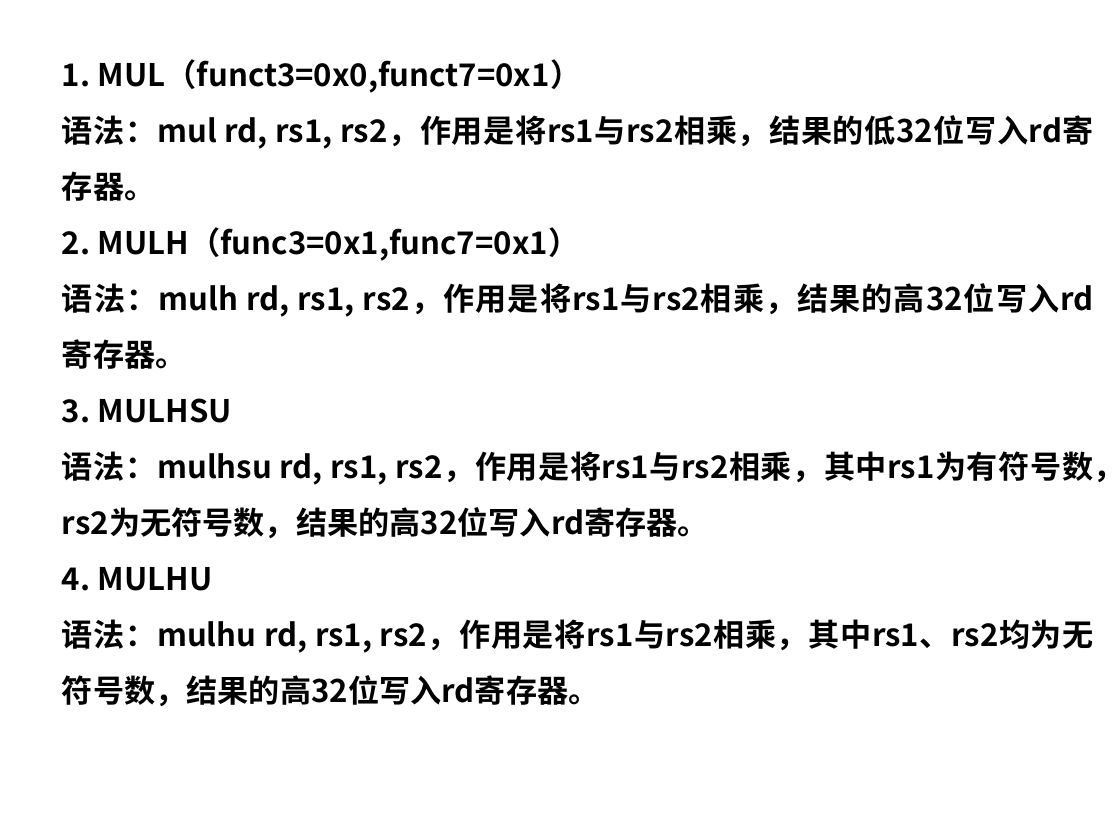
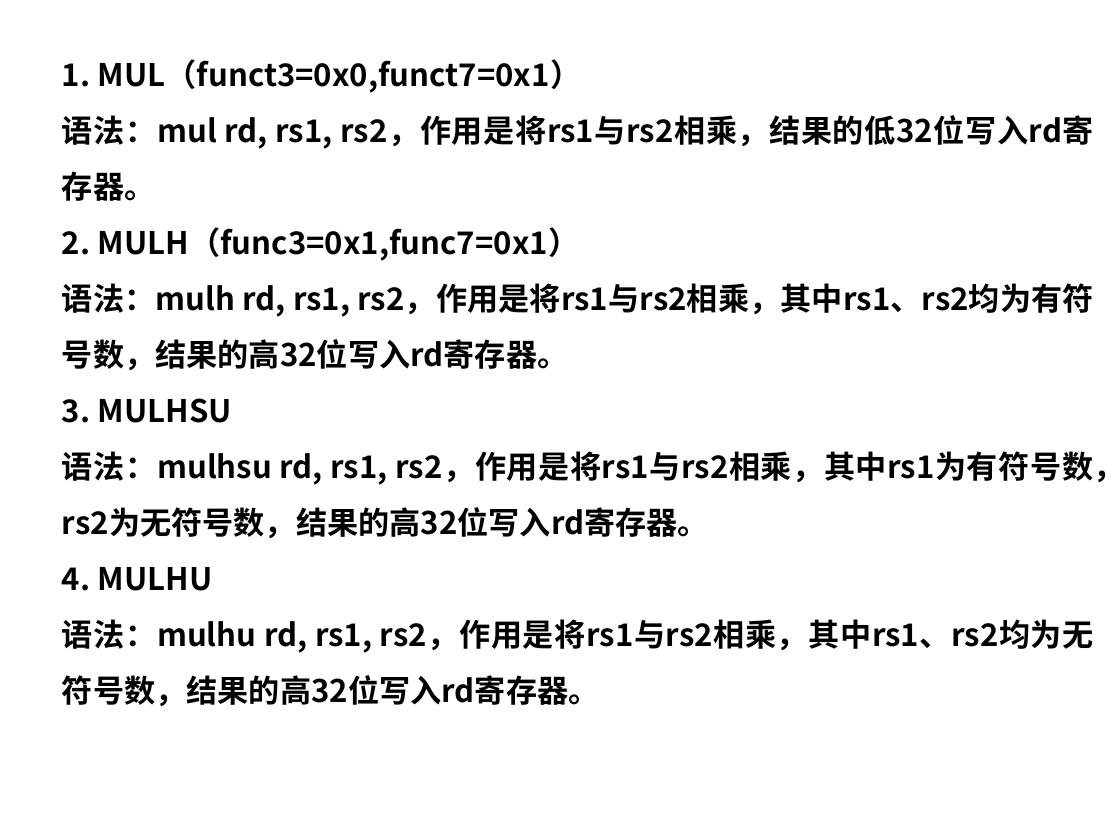
Before and after one commit to xuan361/RISC32-SC, a slide deck: slide 49 of doc/一个32位RISC-V单周期CPU硬件及其SoC系统的设计与构建.pptx. Drawn at 1120x840 pixels with LibreOffice and Linux fonts; fonts in the diff are those of the drawing. Boxes give left, top, right and bottom in pixels: in the first picture for what was removed or moved away, otherwise in the second. Text is boxed around its words. In the diff, an @@ line names an element or a change of style, - is before the commit and + after.

```diff
--- a/doc/一个32位RISC-V单周期CPU硬件及其SoC系统的设计与构建.pptx
+++ b/doc/一个32位RISC-V单周期CPU硬件及其SoC系统的设计与构建.pptx
@@ text at <box>62,283,1093,370</box>: text changed @@
-语法：mulh rd, rs1, rs2，作用是将rs1与rs2相乘，结果的高32位写入rd寄存器。
+语法：mulh rd, rs1, rs2，作用是将rs1与rs2相乘，其中rs1、rs2均为有符号数，结果的高32位写入rd寄存器。
```
Also in this commit, not shown: 2 other slides changed, 4 other files.
